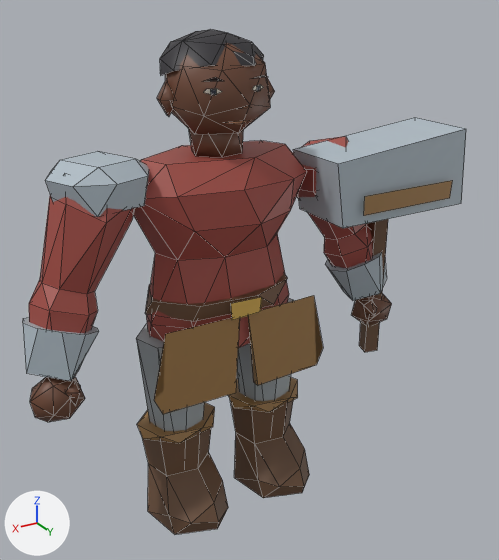
Before and after pictures for a commit that changed the FBX model exports/heroes/wc_u_dwarf_warrior/SK_wc_u_dwarf_warrior_LOD2.fbx.
The view is the same before and after, from a 50 mm camera at (0.883, 1.644, 1.535) aimed at (-0.083, 0.033, 0.729). The lights are fixed; the arrows at lower left show +X, +Y and +Z. The first picture is the older version. Mesh edges are drawn as thin lines. Where no turn or scale is listed for an object, it has been applied to the vertices.

The first picture shows 'SK_wc_u_dwarf_warrior_LOD2'.
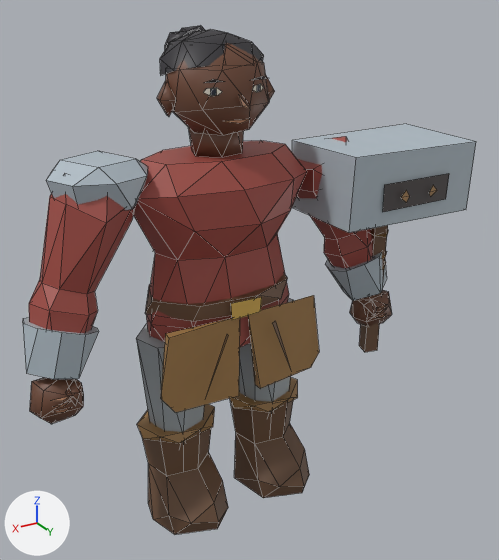
Where the change shows, as pixel boxes (x1, y1, x2, y2) in the pictures (499 x 560 px; the box of a moved part takes in the faces that stretch with it):
'SK_wc_u_dwarf_warrior_LOD2', reshaped
    before: (23, 29, 466, 534)
    after: (23, 26, 476, 534)
part 1 of me_wc_tailoredgeometry_006, rebuilt (not visible before)
    after: (180, 26, 205, 31)
part 2 of me_wc_tailoredgeometry_006, rebuilt (not visible before)
    after: (165, 29, 200, 50)
part 3 of me_wc_tailoredgeometry_006, rebuilt (9% taller)
    before: (351, 293, 392, 326)
    after: (350, 290, 392, 326)
part 4 of me_wc_tailoredgeometry_006, rebuilt
    before: (30, 377, 85, 422)
    after: (30, 377, 84, 424)
part 5 of me_wc_tailoredgeometry_006, rebuilt (6% wider)
    before: (293, 117, 466, 228)
    after: (292, 124, 476, 233)
part 6 of me_wc_tailoredgeometry_006, rebuilt
    before: (248, 295, 323, 385)
    after: (248, 295, 319, 389)
part 7 of me_wc_tailoredgeometry_006, rebuilt
    before: (202, 77, 223, 82)
    after: (205, 79, 223, 83)
part 8 of me_wc_tailoredgeometry_006, rebuilt
    before: (250, 75, 268, 79)
    after: (252, 76, 267, 80)
part 9 of me_wc_tailoredgeometry_006, rebuilt
    before: (224, 120, 250, 124)
    after: (226, 119, 250, 123)
part 10 of me_wc_tailoredgeometry_006, deleted (brown)
    before: (364, 180, 453, 216)
part 11 of me_wc_tailoredgeometry_006, moved or reshaped
    both: (27, 41, 307, 534)
part 12 of me_wc_tailoredgeometry_006, built on
    before: (324, 247, 371, 268)
    after: (324, 173, 449, 318)

The change, as a diff of the scene's bpy script:
```diff
--- a/exports/heroes/wc_u_dwarf_warrior/SK_wc_u_dwarf_warrior_LOD2.fbx.py
+++ b/exports/heroes/wc_u_dwarf_warrior/SK_wc_u_dwarf_warrior_LOD2.fbx.py
@@ me_wc_tailoredgeometry_006 @@
-me_wc_tailoredgeometry_006.from_pydata(...)  # 554 vertices, 673 faces; spans x -0.772..0.596, y -0.169..0.207, z 0.013..1.426
+me_wc_tailoredgeometry_006.from_pydata(...)  # 645 vertices, 739 faces; spans x -0.759..0.597, y -0.169..0.248, z 0.013..1.43
+# me_wc_tailoredgeometry_006 part 1: the loose piece of 21 vertices spanning x -0.057..0.068, y -0.143..-0.105, z 1.246..1.406 is rebuilt with 23 vertices and now spans x -0.069..0.079, y -0.153..-0.108, z 1.248..1.43
+# me_wc_tailoredgeometry_006 part 2: the loose piece of 21 vertices spanning x -0.077..0.075, y -0.145..-0.105, z 1.253..1.389 is rebuilt with 23 vertices and now spans x -0.085..0.082, y -0.156..-0.107, z 1.259..1.421
+# me_wc_tailoredgeometry_006 part 3: the loose piece of 15 vertices spanning x -0.596..-0.455, y 0.026..0.122, z 0.485..0.617 is rebuilt with 17 vertices and now spans x -0.597..-0.454, y 0.026..0.13, z 0.485..0.617
+# me_wc_tailoredgeometry_006 part 4: the loose piece of 15 vertices spanning x 0.455..0.596, y 0.034..0.13, z 0.485..0.617 is rebuilt with 17 vertices and now spans x 0.454..0.597, y 0.026..0.13, z 0.485..0.617
+# me_wc_tailoredgeometry_006 part 5: the loose piece of 8 vertices spanning x -0.772..-0.271, y -0.03..0.186, z 0.896..1.134 is rebuilt with 8 vertices and now spans x -0.759..-0.292, y -0.068..0.224, z 0.888..1.107
+# me_wc_tailoredgeometry_006 part 6: the loose piece of 6 vertices spanning x -0.284..-0.013, y 0.127..0.156, z 0.443..0.686 is rebuilt with 7 vertices and now spans x -0.258..-0.013, y 0.13..0.173, z 0.443..0.686
+# me_wc_tailoredgeometry_006 part 7: the loose piece of 3 vertices spanning x 0.036..0.095, y 0.108..0.123, z 1.314..1.326 is rebuilt with 3 vertices and now spans x 0.035..0.094, y 0.112..0.12, z 1.312..1.321
+# me_wc_tailoredgeometry_006 part 8: the loose piece of 3 vertices spanning x -0.095..-0.036, y 0.108..0.125, z 1.316..1.323 is rebuilt with 3 vertices and now spans x -0.094..-0.035, y 0.112..0.122, z 1.312..1.321
+# me_wc_tailoredgeometry_006 part 9: the loose piece of 3 vertices spanning x -0.04..0.041, y 0.112..0.128, z 1.209..1.214 is rebuilt with 3 vertices and now spans x -0.039..0.041, y 0.112..0.128, z 1.21..1.218
+# me_wc_tailoredgeometry_006 part 10: the loose piece of 4 vertices spanning x -0.695..-0.356, y 0.205..0.207, z 0.93..0.987 is deleted
+# me_wc_tailoredgeometry_006 part 11: 2 vertices moved from x -0.031..0.115, y 0.049..0.124, z 1.253..1.349 to x -0.031..0.123, y 0.046..0.124, z 1.252..1.342; 57 vertices removed from x -0.142..0.54, y -0.164..0.156, z 0.013..1.351; 104 vertices added at x -0.185..0.565, y -0.168..0.185, z 0.013..1.353
+# me_wc_tailoredgeometry_006 part 12: 1 vertex removed from x -0.469, y 0.083, z 0.6; 38 vertices added at x -0.649..-0.402, y 0.049..0.248, z 0.536..1.02
+# other edits to the shape of me_wc_tailoredgeometry_006 do not show in these pictures
 me_wc_tailoredgeometry_006.materials.append(mat_m_wc_u_dwarf_warrior)
```
